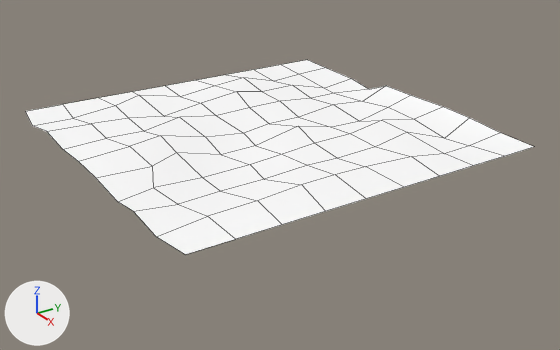
Renders of the Blender file Assets/Models/WallThick1.blend from each side of a commit.
Both versions are drawn from a camera (50 mm lens) standing at (5.04, -4.71, 3.72) and looking at (0.17, -1.46, 1.14). The lights are fixed; the arrows at lower left show +X, +Y and +Z. Mesh edges are drawn as thin lines.

The scene before the commit, as lines of its bpy script (objects in view):
```python
me_cube_001 = bpy.data.meshes.new('Cube.001')
me_cube_001.from_pydata(...)  # 100 vertices, 81 faces; spans x -1.5..1.5, y -3.06..0.01, z -1.56..-1.43
me_cube_001.polygons.foreach_set('use_smooth', [True] * 81)
me_cube_001.materials.append(mat_bush)  # its picture is missing
ob_cube = bpy.data.objects.new('Cube', me_cube_001)
ob_cube.location = (0.0, 0.0, 3.0)
```
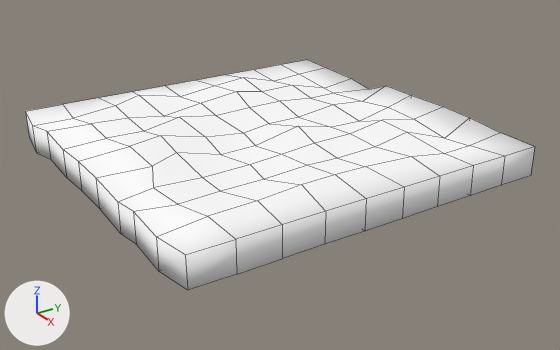
Location of each change, (x1, y1, x2, y2) in pixels of the pictures (560 x 350 px):
'Cube', reshaped (18% taller)
    before: (26, 60, 534, 255)
    after: (25, 60, 534, 290)

The change, as a diff of the scene's bpy script:
```diff
--- a/Assets/Models/WallThick1.blend.py
+++ b/Assets/Models/WallThick1.blend.py
@@ me_cube_001 @@
 # used by ob_cube; location = (0.0, 0.0, 3.0)
-me_cube_001.from_pydata(...)  # 100 vertices, 81 faces; spans x -1.5..1.5, y -3.06..0.01, z -1.56..-1.43
+me_cube_001.from_pydata(...)  # 200 vertices, 198 faces; spans x -1.5..1.5, y -3.06..0.01, z -1.81..-1.43
+# me_cube_001 part 1
+# 81 faces are deleted
+# 67 vertices are added at x -1.2..1.2, y -3.02..0.0, z -1.81..-1.67
+# 33 new vertices lie (0.0, 0.0, -0.24) away from vertices in x -1.5..1.5, y -3.06..0.01, z -1.52..-1.45
+# 198 new faces join them
 me_cube_001.materials.append(mat_bush)
```
